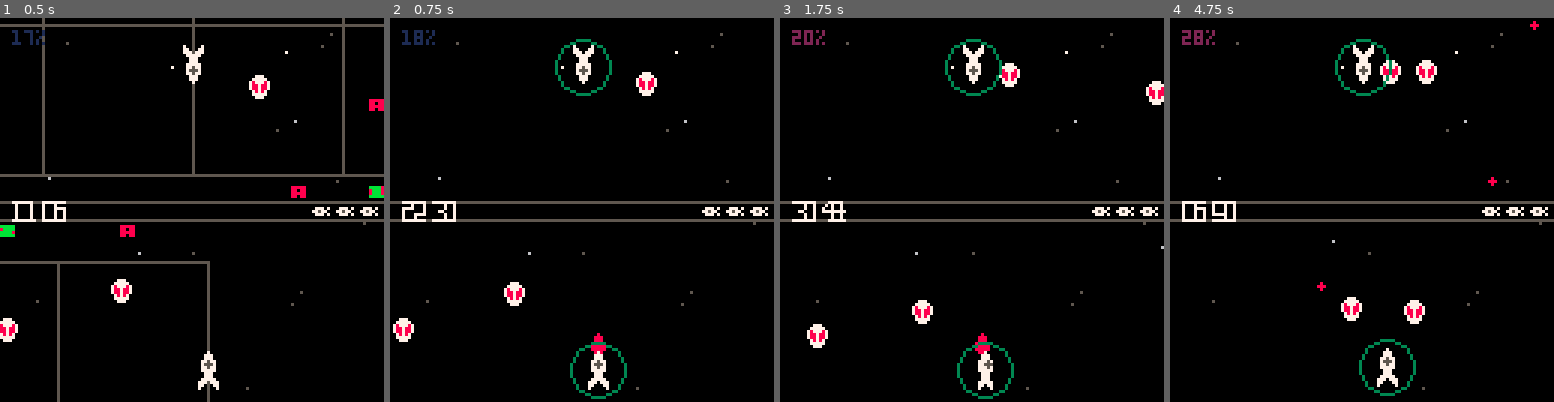
Above: before the commit, frames 1-4 (left to right).
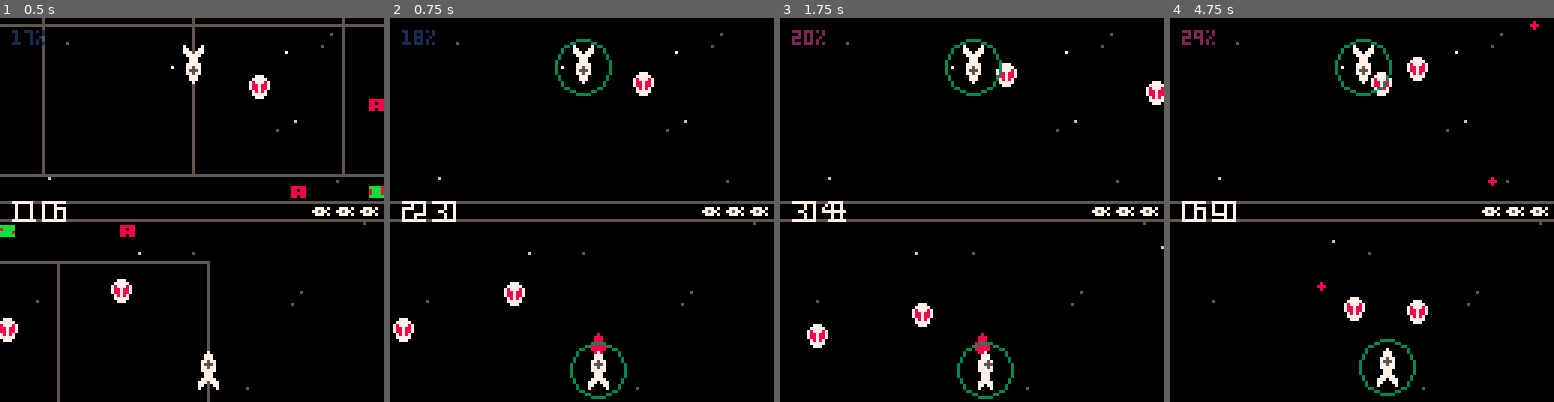
Above: after the commit, the same moments.

Repository: catnipped/friendlyfire
Game: PICO-8 cartridge friendlyfire.p8
The game is run twice, just before and just after one commit, with the same random seed, the same clock (stepped at 60 frames per second) and the same inputs.
Inputs:
- Up to frame 1 (0.5 s): no input
- Up to frame 2 (0.75 s): tap O (Z key) at 0.7 s
- Up to frame 3 (1.75 s): hold Right from 1.6 s (still down); tap O (Z key) at 1.7 s
- Up to frame 4 (4.75 s): release Right at 2.1 s; tap O (Z key) every 0.4 s from 2.1 to 4.5 s; hold Up 2.15-2.42 s; hold Right 2.47-3.03 s; hold Left 3.08-3.58 s; hold Down 3.63-3.97 s; hold Right 4.02-4.68 s; hold Up from 4.73 s (still down)

Frame 1 is identical in both runs. In frame 2, 0.2% of the frame differs, in the area x 63-70%, y 14-21%; in frame 3, 0.3%; in frame 4, 1.1%, in the area x 6-70%, y 5-80%.

Commit message:
pythagorish

Diff:
--- a/friendlyfire.p8
+++ b/friendlyfire.p8
@@ -6,6 +6,7 @@
 -- �█� enemy behavior patterns
 -- �█� enemy shoot
 -- �█� damage system (collision)
+-- collision partitioning
 -- �█� shield system
 -- �█� dash
 -- �█� wave system
@@ -91,25 +92,25 @@
 	return stars
 end
 
-function pythagoras(ax,ay,bx,by)
-  local px = bx-ax
-  local py = by-ay
+function pythagorish(ax,ay,bx,by)
+  local px = (bx-ax) * 0.001
+  local py = (by-ay) * 0.001
 
   if abs(px) > 127 or abs(py) > 127 then
     return 100
   end
-  return sqrt(px*px + py*py)
-end
-
-function vectornormalize(vector)
-		local lvector = {0,0}
-		local len = sqrt(vector[1] * vector[1] + vector[2] * vector[2])
-    if len ~= 0 and len ~= 1 then
-        lvector[1] = vector[1] / len
-        lvector[2] = vector[2] / len
-    end
-		return lvector
-end
+  return (px*px + py*py)
+end
+
+-- function vectornormalize(vector)
+-- 		local lvector = {0,0}
+-- 		local len = sqrt(vector[1] * vector[1] + vector[2] * vector[2])
+--     if len ~= 0 and len ~= 1 then
+--         lvector[1] = vector[1] / len
+--         lvector[2] = vector[2] / len
+--     end
+-- 		return lvector
+-- end
 
 function every(duration,offset,period)
 	local frames = flr(state.time * 60)
@@ -273,7 +274,8 @@
 end
 
 function collisioncheck(ax, ay, bx, by, ar, br)
-	return pythagoras(ax, ay, bx, by) < (ar + br)
+	local length = min(ar+br,101)*0.001
+	return pythagorish(ax, ay, bx, by) < (length^2)
 end
 
 function projcollisioncheck(proj,players,enemies)
@@ -395,7 +397,7 @@
 end
 
 function normalizedvectora2b(entitya,entityb,vector)
-	local magnitude = abs(pythagoras(entitya.x,entitya.y,entityb.x,entityb.y))
+	local magnitude = abs(sqrt(pythagorish(entitya.x,entitya.y,entityb.x,entityb.y))) * 1000
 	if magnitude > 0 then
 		vector = {(entityb.x-entitya.x)/magnitude,(entityb.y-entitya.y)/magnitude}
 	end
